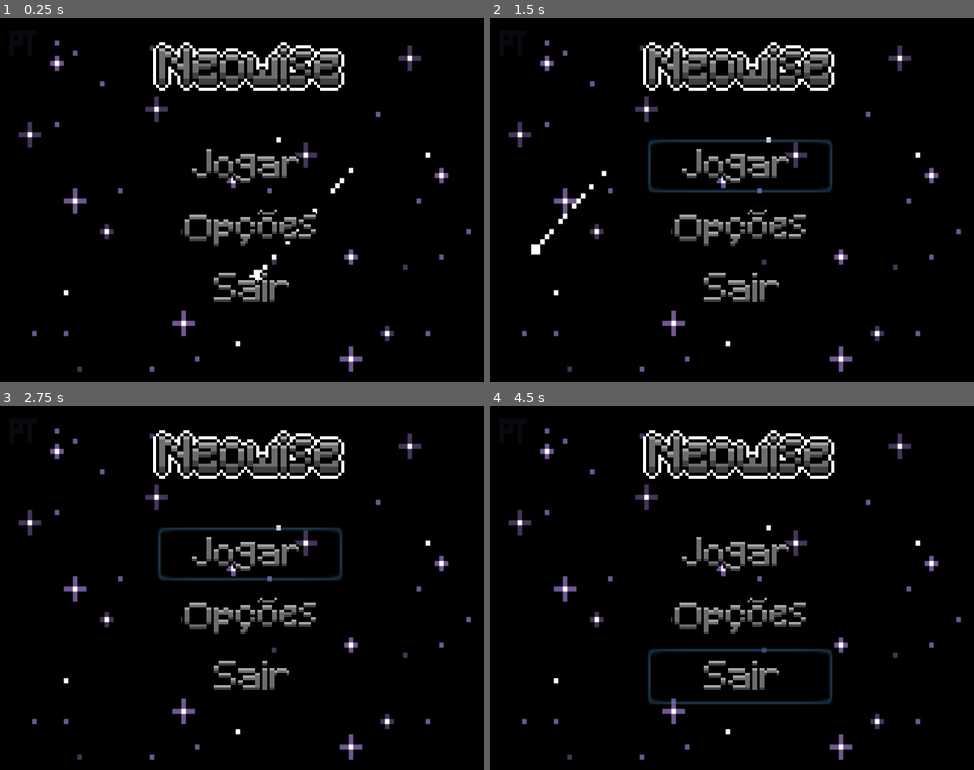
Above: before the commit, frames 1-4 (two rows, left to right).
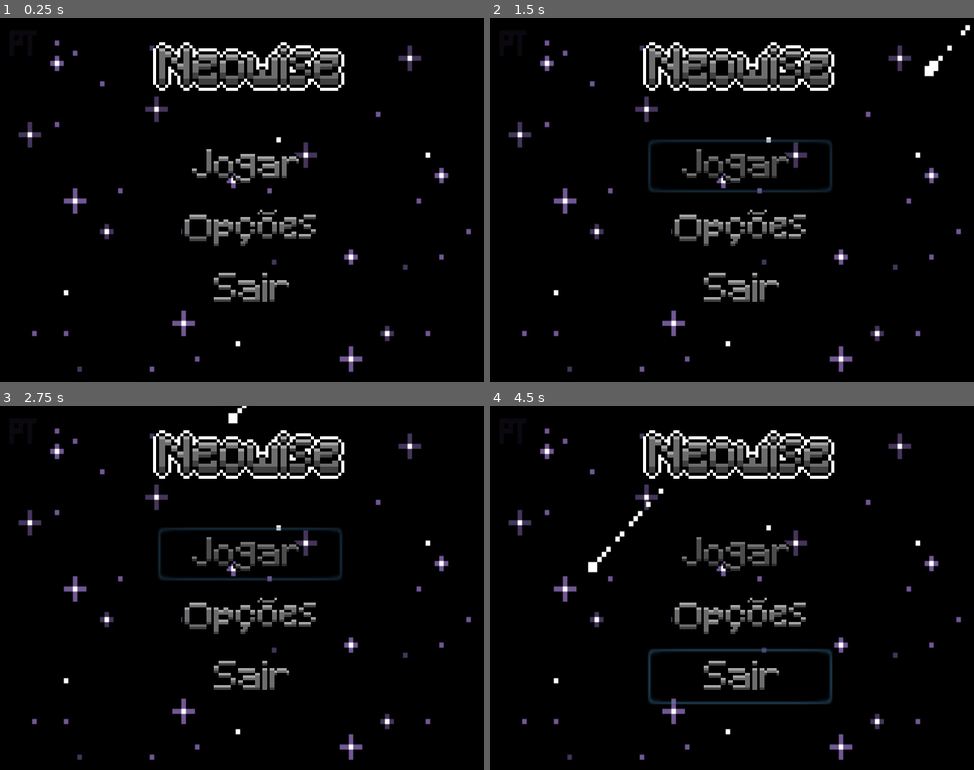
Above: after the commit, the same moments.

Repository: rvbarross/Neowise
Game: Godot game, scene res://Cenas/Cena Principal.tscn
Two runs of this game, one before a commit and one after it. Both use one fixed random seed, a clock stepped at 60 frames per second and the inputs below. The project has no main scene, so this scene is started directly.
Inputs (mouse positions are in pixels of both pictures, inside the frame that each line leads up to):
- Up to frame 1 (0.25 s): no input
- Up to frame 2 (1.5 s): click (741, 229) at 0.52 s; click (741, 167) at 1.25 s
- Up to frame 3 (2.75 s): click (251, 555) at 2 s
- Up to frame 4 (4.5 s): click (741, 617) at 2.77 s; click (741, 617) at 3.52 s; click (741, 675) at 4.27 s

The runs differ from the first frame. In frame 1, 0.2% of the frame differs, in the area x 51-74%, y 41-73%; in frame 2, 1.0%, in the area x 8-100%, y 1-66%; in frame 3, 0.6%; in frame 4, 0.8%.

Commit message:
up
botão

Diff:
--- a/Neowise/Cenas/Cena Principal.tscn
+++ b/Neowise/Cenas/Cena Principal.tscn
@@ -51,7 +51,7 @@
 scale = Vector2( 1.48957, 1.68026 )
 frames = SubResource( 1 )
 animation = "Cena Menu"
-frame = 32
+frame = 4
 playing = true
 
 [node name="MenuBackground" type="AudioStreamPlayer" parent="."]
--- /dev/null
+++ b/Neowise/Cenas/TituloMenu.gd
@@ -0,0 +1,52 @@
+extends Control
+
+
+func _ready():
+	pass
+
+#START
+func _on_start_mouse_entered():
+	$start.modulate.r = 0.7
+	$start.modulate.g = 0.7
+	$start.modulate.b = 0.7
+
+
+func _on_start_mouse_exited():
+	$start.modulate.r = 1.0
+	$start.modulate.g = 1.0
+	$start.modulate.b = 1.0
+
+
+func _on_start_pressed():
+	pass #get_tree().change_scene("nome da cena aqui")
+
+#OPTIONS
+func _on_option_mouse_entered():
+	$start.modulate.r = 0.7
+	$start.modulate.g = 0.7
+	$start.modulate.b = 0.7
+
+
+func _on_option_mouse_exited():
+	$start.modulate.r = 1.0
+	$start.modulate.g = 1.0
+	$start.modulate.b = 1.0
+
+
+func _on_option_pressed():
+	pass #get_tree().change_scene("nome da cena aqui")
+
+#EXIT
+func _on_exit_mouse_entered():
+	$start.modulate.r = 0.7
+	$start.modulate.g = 0.7
+	$start.modulate.b = 0.7
+
+func _on_exit_mouse_exited():
+	$start.modulate.r = 1.0
+	$start.modulate.g = 1.0
+	$start.modulate.b = 1.0
+
+
+func _on_exit_pressed():
+	pass #get_tree().change_scene("nome da cena aqui")
--- a/Neowise/Cenas/TituloMenu.tscn
+++ b/Neowise/Cenas/TituloMenu.tscn
@@ -1,13 +1,15 @@
-[gd_scene load_steps=5 format=2]
+[gd_scene load_steps=6 format=2]
 
 [ext_resource path="res://recursos/game_title.png" type="Texture" id=1]
 [ext_resource path="res://recursos/play_button.png" type="Texture" id=2]
 [ext_resource path="res://recursos/option_button.png" type="Texture" id=3]
 [ext_resource path="res://recursos/exit_button.png" type="Texture" id=4]
+[ext_resource path="res://Cenas/TituloMenu.gd" type="Script" id=5]
 
 [node name="TituloMenu" type="Control"]
 anchor_right = 1.0
 anchor_bottom = 1.0
+script = ExtResource( 5 )
 __meta__ = {
 "_edit_use_anchors_": false
 }
@@ -36,7 +38,7 @@
 "_edit_use_anchors_": false
 }
 
-[node name="start2" type="Button" parent="."]
+[node name="option" type="Button" parent="."]
 margin_left = 260.0
 margin_top = 300.0
 margin_right = 336.0
@@ -48,7 +50,7 @@
 "_edit_use_anchors_": false
 }
 
-[node name="start3" type="Button" parent="."]
+[node name="exit" type="Button" parent="."]
 margin_left = 260.0
 margin_top = 400.0
 margin_right = 336.0
@@ -59,3 +61,12 @@
 __meta__ = {
 "_edit_use_anchors_": false
 }
+[connection signal="mouse_entered" from="start" to="." method="_on_start_mouse_entered"]
+[connection signal="mouse_exited" from="start" to="." method="_on_start_mouse_exited"]
+[connection signal="pressed" from="start" to="." method="_on_start_pressed"]
+[connection signal="mouse_entered" from="option" to="." method="_on_option_mouse_entered"]
+[connection signal="mouse_exited" from="option" to="." method="_on_option_mouse_exited"]
+[connection signal="pressed" from="option" to="." method="_on_option_pressed"]
+[connection signal="mouse_entered" from="exit" to="." method="_on_exit_mouse_entered"]
+[connection signal="mouse_exited" from="exit" to="." method="_on_exit_mouse_exited"]
+[connection signal="pressed" from="exit" to="." method="_on_exit_pressed"]
